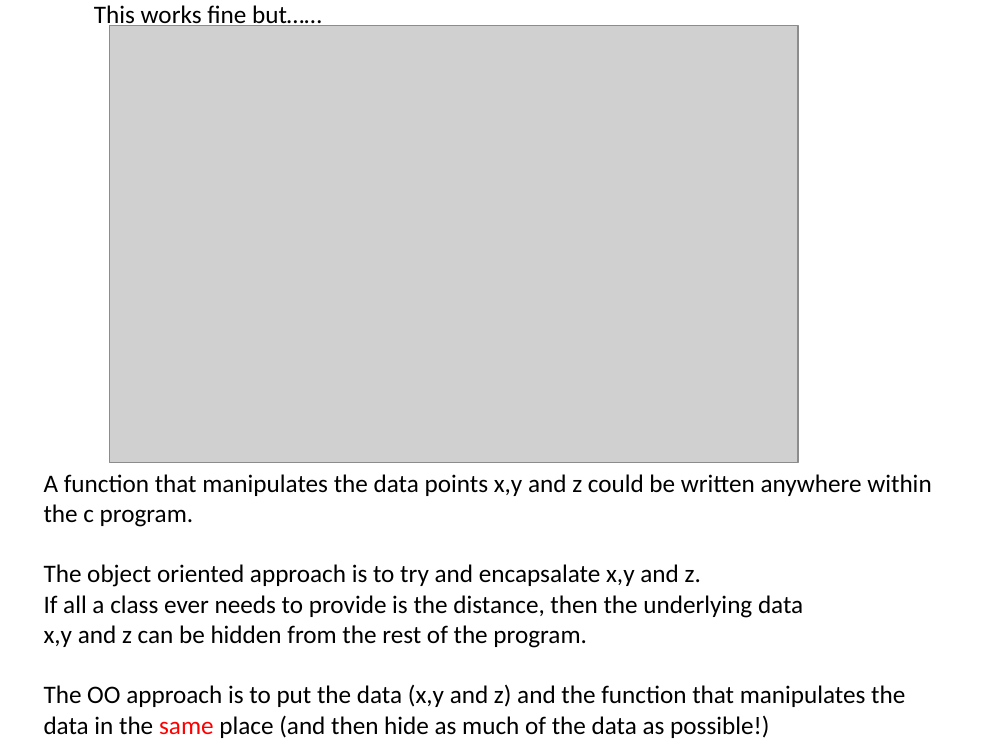
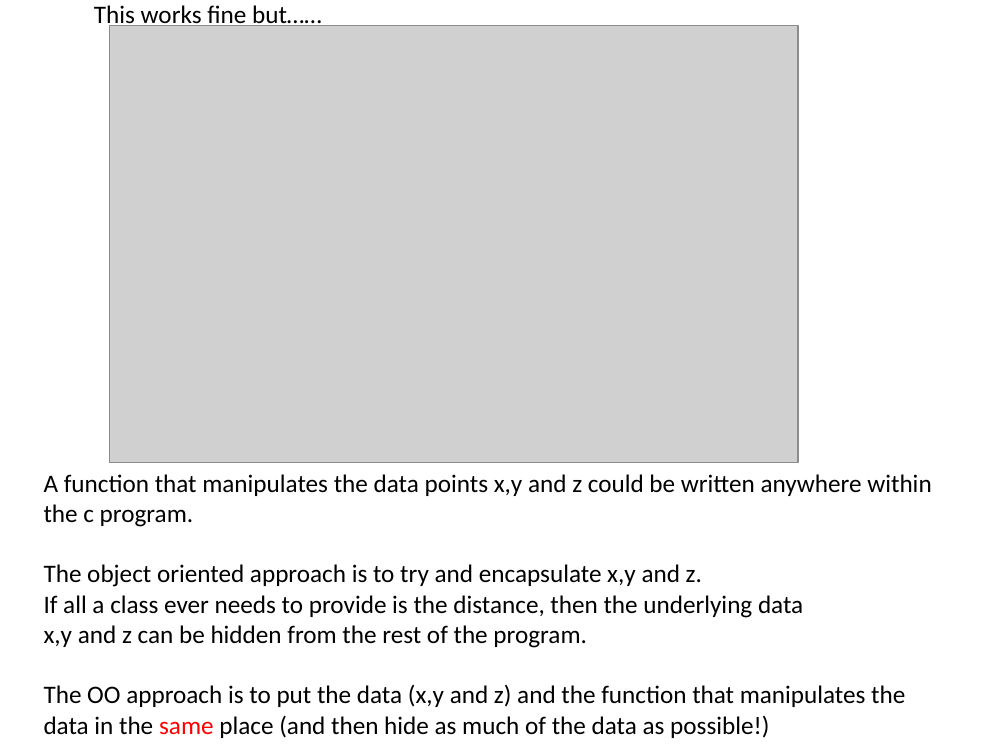
Before and after one commit to afodor/afodor.github.io, a slide deck: slide 47 of classes/prog2018/Prog3-Lecture01.pptx. Drawn at 1008x756 pixels with LibreOffice and Linux fonts; fonts in the diff are those of the drawing; grey boxes stand for pictures. Boxes give left, top, right and bottom in pixels: in the first picture for what was removed or moved away, otherwise in the second. Text is boxed around its words. In the diff, an @@ line names an element or a change of style, - is before the commit and + after.

Commit message:
small fixes to lecture #1

```diff
--- a/classes/prog2018/Prog3-Lecture01.pptx
+++ b/classes/prog2018/Prog3-Lecture01.pptx
@@ text at [44,564,702,587]: text changed @@
-The object oriented approach is to try and encapsalate x,y and z.
+The object oriented approach is to try and encapsulate x,y and z.
```
Also in this commit, not shown: 1 other slide changed.
